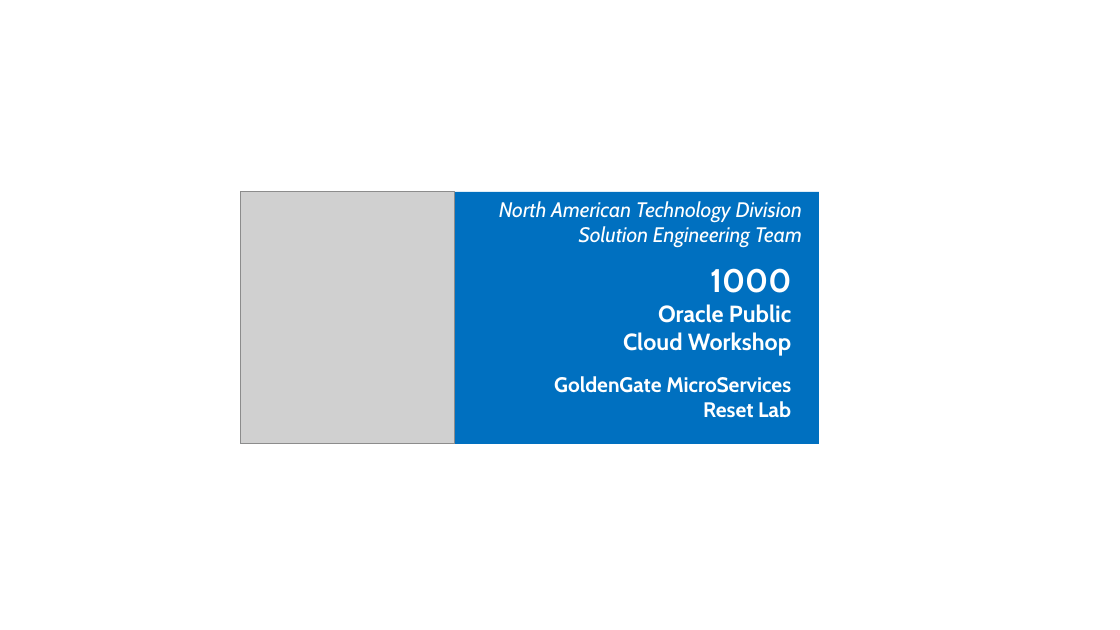
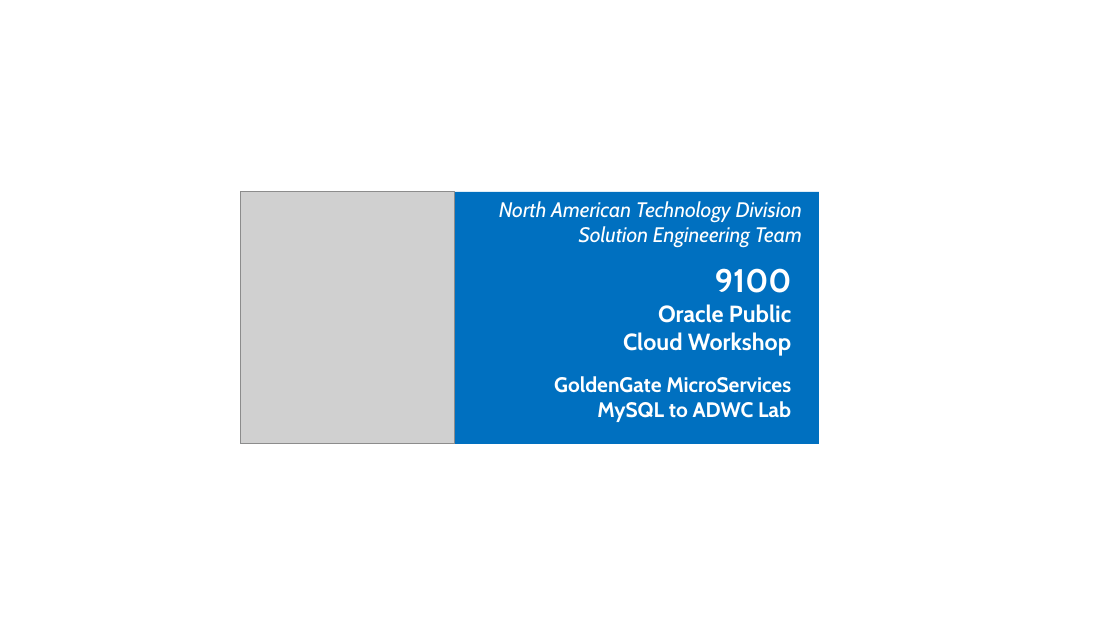
Before and after one commit to OracleCPS/GGMicroservices, a slide deck: slide 1 of workshops/gg/WorkshopHeader.pptx. Drawn at 1120x630 pixels with LibreOffice and Linux fonts; fonts in the diff are those of the drawing; grey boxes stand for pictures. Boxes give left, top, right and bottom in pixels: in the first picture for what was removed or moved away, otherwise in the second. Text is boxed around its words. In the diff, an @@ line names an element or a change of style, - is before the commit and + after.

```diff
--- a/workshops/gg/WorkshopHeader.pptx
+++ b/workshops/gg/WorkshopHeader.pptx
@@ text at [715,268,792,293]: text changed @@
-1000
+9100
@@ text at [597,401,791,422]: text changed @@
-Reset Lab
+MySQL to ADWC Lab
```
Also in this commit, not shown: 17 other files.
